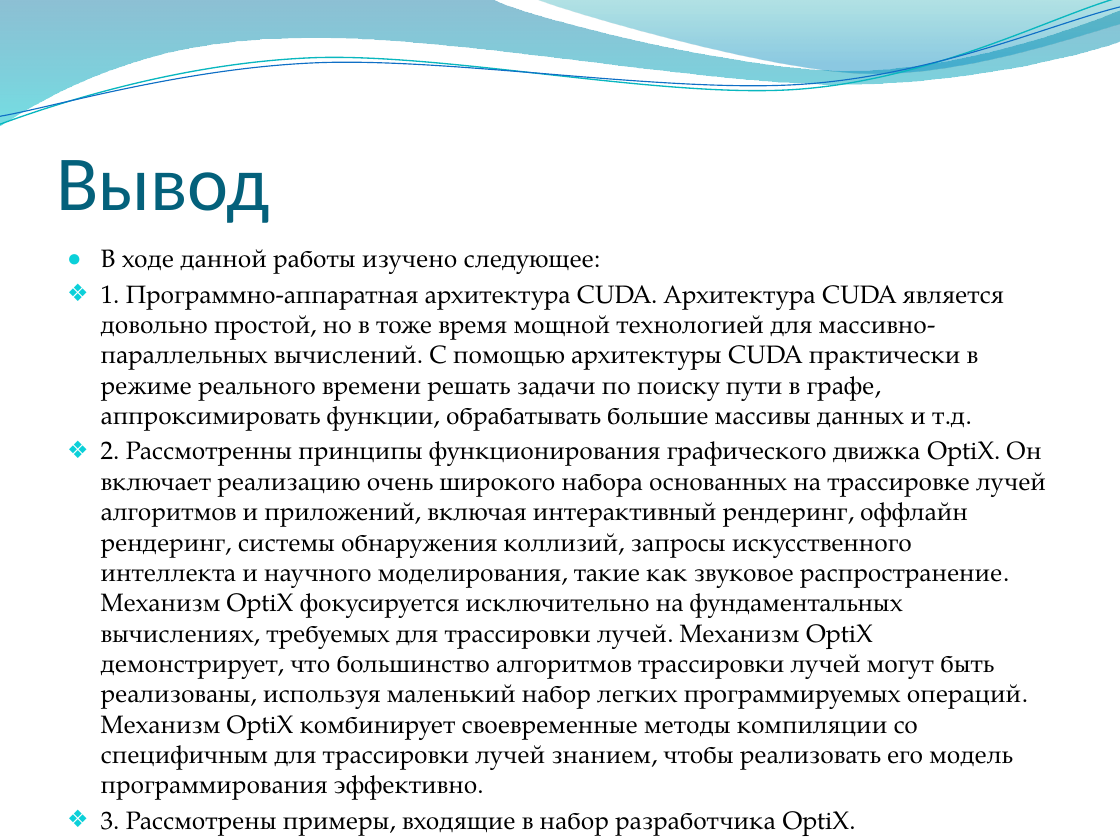
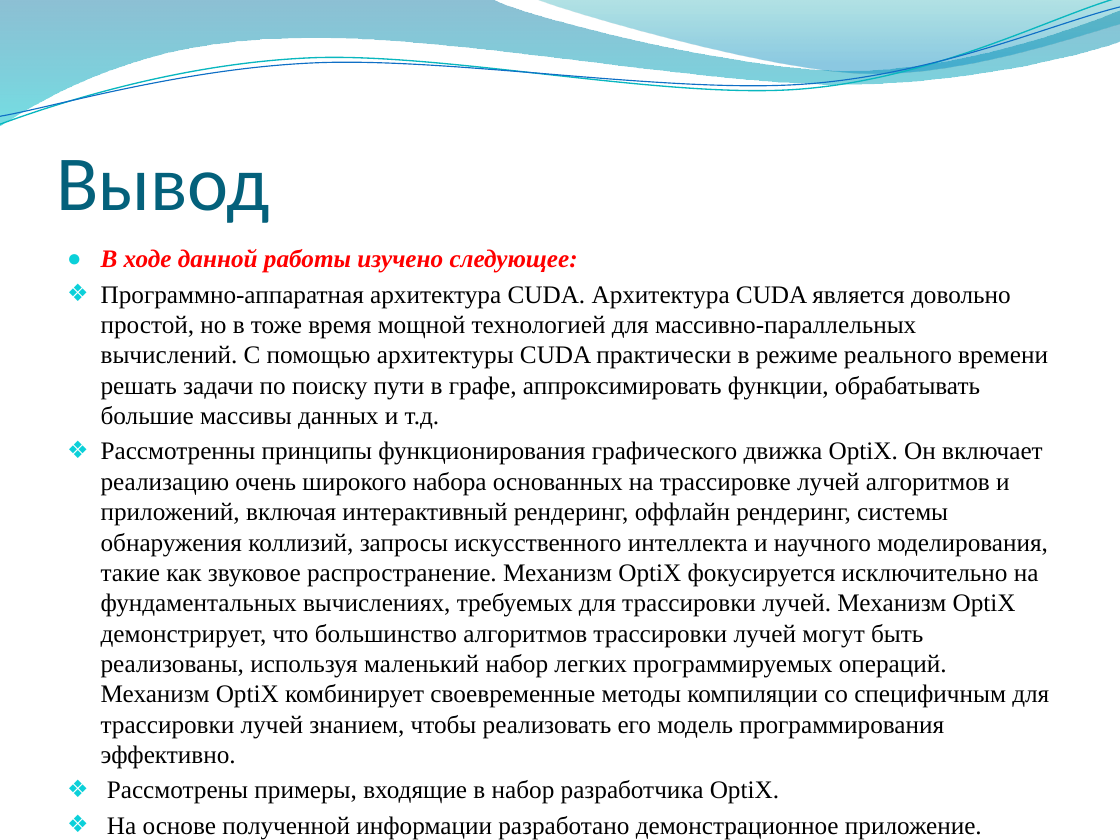
Before and after one commit to djbelyak/Optix-Research, a slide deck: slide 12 of Report/presentation.pptx (slide 13 before the commit). Drawn at 1120x840 pixels with LibreOffice and Linux fonts; fonts in the diff are those of the drawing; background and template pictures are left out. Boxes give left, top, right and bottom in pixels: in the first picture for what was removed or moved away, otherwise in the second. Text is boxed around its words. In the diff, an @@ line names an element or a change of style, - is before the commit and + after.

```diff
--- a/Report/presentation.pptx
+++ b/Report/presentation.pptx
@@ text at [101, 249, 578, 273]: font TeX Gyre Pagella to Times New Roman, text colour #000000 to #FF0000, bold on, italic on in "В ходе данной работы изучено следующее:" @@
@@ text at [101, 286, 1049, 769]: text changed; font TeX Gyre Pagella to Times New Roman @@
-❖ 1. Программно-аппаратная архитектура CUDA. Архитектура CUDA является довольно простой, но в тоже время мощной технологией для массивно-параллельных вычислений. С помощью архитектуры CUDA практически в режиме реального времени решать задачи по поиску пути в графе, аппроксимировать функции, обрабатывать большие массивы данных и т.д.
-❖ 2. Рассмотренны принципы функционирования графического движка OptiX. Он включает реализацию очень широкого набора основанных на трассировке лучей алгоритмов и приложений, включая интерактивный рендеринг, оффлайн рендеринг, системы обнаружения коллизий, запросы искусственного интеллекта и научного моделирования, такие как звуковое распространение. Механизм OptiX фокусируется исключительно на фундаментальных вычислениях, требуемых для трассировки лучей. Механизм OptiX демонстрирует, что большинство алгоритмов трассировки лучей могут быть реализованы, используя маленький набор легких программируемых операций. Механизм OptiX комбинирует своевременные методы компиляции со специфичным для трассировки лучей знанием, чтобы реализовать его модель программирования эффективно.
-❖ 3. Рассмотрены примеры, входящие в набор разработчика OptiX.
-❖ 4. На основе полученной информации разработано демонстрационное приложение.
+❖ Программно-аппаратная архитектура CUDA. Архитектура CUDA является довольно простой, но в тоже время мощной технологией для массивно-параллельных вычислений. С помощью архитектуры CUDA практически в режиме реального времени решать задачи по поиску пути в графе, аппроксимировать функции, обрабатывать большие массивы данных и т.д.
+❖ Рассмотренны принципы функционирования графического движка OptiX. Он включает реализацию очень широкого набора основанных на трассировке лучей алгоритмов и приложений, включая интерактивный рендеринг, оффлайн рендеринг, системы обнаружения коллизий, запросы искусственного интеллекта и научного моделирования, такие как звуковое распространение. Механизм OptiX фокусируется исключительно на фундаментальных вычислениях, требуемых для трассировки лучей. Механизм OptiX демонстрирует, что большинство алгоритмов трассировки лучей могут быть реализованы, используя маленький набор легких программируемых операций. Механизм OptiX комбинирует своевременные методы компиляции со специфичным для трассировки лучей знанием, чтобы реализовать его модель программирования эффективно.
+❖ Рассмотрены примеры, входящие в набор разработчика OptiX.
+❖ На основе полученной информации разработано демонстрационное приложение.
```
Also in this commit, not shown: 8 other slides changed, 2 slides added, 2 slides removed, 1 other file.
